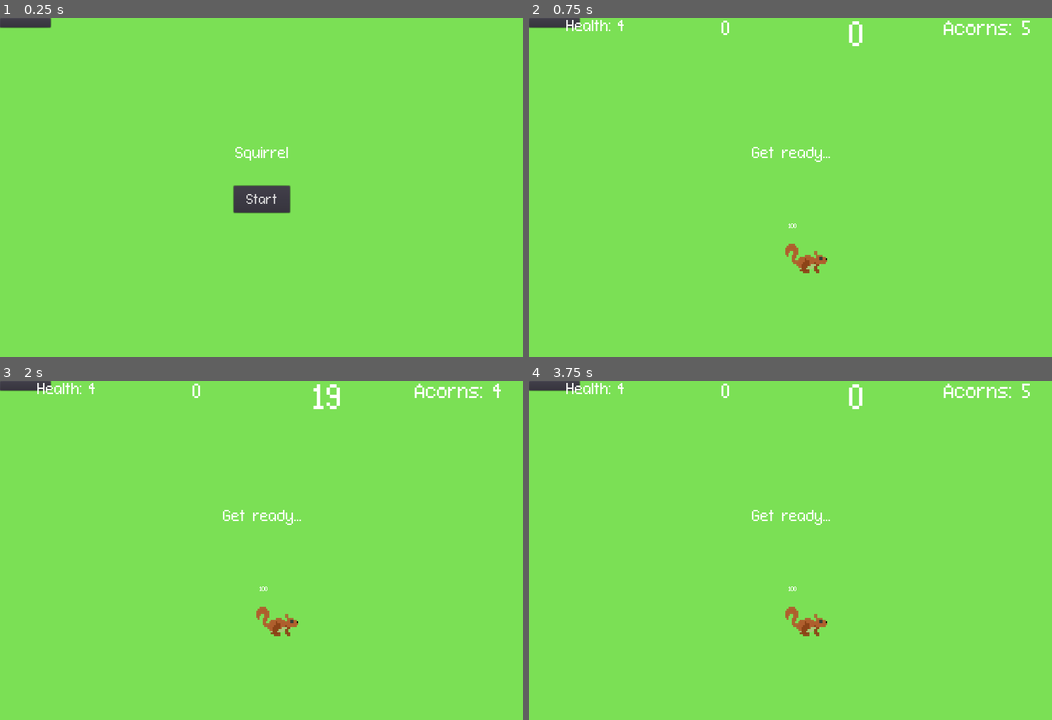
Above: before the commit, frames 1-4 (two rows, left to right).
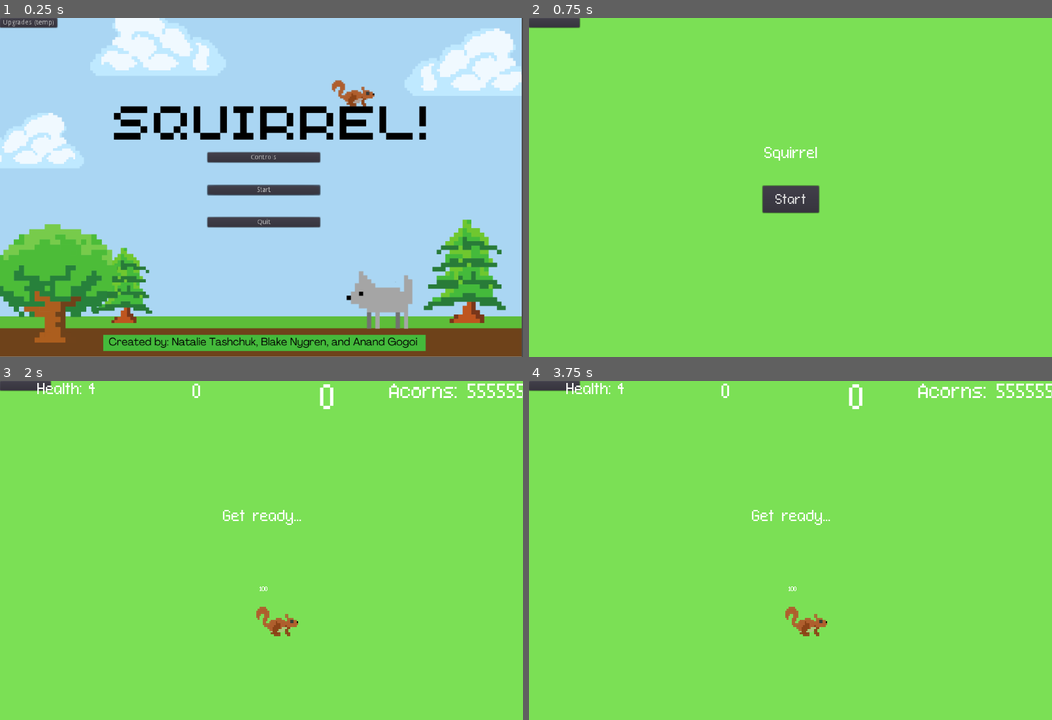
Above: after the commit, the same moments.

Repository: nygren23/2DGame_Squirrel
Game: Godot game, scene res://StartMenu.tscn
Same seed, same stepped clock (60 frames per second), same inputs: the game is played once before the commit and once after it. Before the commit the project starts from res://Main.tscn.
Inputs (mouse positions are in pixels of both pictures, inside the frame that each line leads up to):
- Up to frame 1 (0.25 s): no input
- Up to frame 2 (0.75 s): click "Start" at 0.5 s
- Up to frame 3 (2 s): click (261, 564) at 1.25 s, where only the run after the commit has a clickable "Start"
- Up to frame 4 (3.75 s): click (555, 384) at 2 s; click "Play Next Level" at 2.75 s; click "Start" at 3.5 s

The runs differ from the first frame. In frame 1, 99% of the frame differs, in the area x 0-100%, y 0-100%; in frame 2, 2.0%; in frame 3, 0.7%; in frame 4, 0.5%.

Commit message:
all the versions have been merged on this branch

Diff:
--- a/Main.gd
+++ b/Main.gd
@@ -47,10 +47,7 @@
 
 
 func take_damage():
-	if $Player.health == 0:
-		game_over()
-	else:
-		$Player.health -= 1
+	game_over()
 
 #activates when player runs out of health
 func game_over():
@@ -64,6 +61,7 @@
 	$DeathSound.play()
 	$Player.setGameStart()
 	newGame = true
+	$Player.setHealth($Player.getMaxHealth())
 	#get_tree().change_scene("res://StartMenu.tscn")
 
 
@@ -99,6 +97,7 @@
 	$AcornTimer.stop()
 	$HUD.show_round_over()
 	$Music.stop()
+	$Player.setHealth($Player.getMaxHealth())
 
 	if(roundnumber%3 == 0):
 		$endOfMatchTimer.set_wait_time($endOfMatchTimer.get_wait_time() + 20)
--- a/Mob.tscn
+++ b/Mob.tscn
@@ -1,10 +1,8 @@
-
-[gd_scene load_steps=8 format=2]
+[gd_scene load_steps=10 format=2]
 
 [ext_resource path="res://images/dog1frame3.png" type="Texture" id=2]
 [ext_resource path="res://images/dog1frame1.png" type="Texture" id=3]
 [ext_resource path="res://images/dog1frame2.png" type="Texture" id=4]
-
 [ext_resource path="res://Mob.gd" type="Script" id=7]
 
 [sub_resource type="SpriteFrames" id=1]
@@ -25,21 +23,17 @@
 "speed": 5.0
 } ]
 
-
-[sub_resource type="CapsuleShape2D" id=2]
-radius = 45.7143
-height = 22.8571
-
+[sub_resource type="RectangleShape2D" id=6]
+extents = Vector2( 69.2859, 89.2856 )
 
 [sub_resource type="RectangleShape2D" id=3]
-extents = Vector2( 60.7144, 49.6429 )
+extents = Vector2( 90.0002, 69.6431 )
 
 [sub_resource type="DynamicFont" id=4]
 size = 27
-font_data = ExtResource( 2 )
 
 [sub_resource type="RectangleShape2D" id=5]
-extents = Vector2( 58.5714, 58.5715 )
+extents = Vector2( 92.1429, 69.6429 )
 
 [node name="Mob" type="RigidBody2D" groups=["mobs"]]
 position = Vector2( 252, 368 )
@@ -51,20 +45,20 @@
 script = ExtResource( 7 )
 
 [node name="AnimatedSprite" type="AnimatedSprite" parent="."]
-position = Vector2( 30.2344, -30.7143 )
-scale = Vector2( 0.683631, 0.615873 )
+position = Vector2( 2.85713, -12.8571 )
+scale = Vector2( 0.990476, 0.88254 )
 frames = SubResource( 1 )
 animation = "walk"
 
-[node name="CollisionShape2D" type="CollisionShape2D" parent="."]
-position = Vector2( 27.1429, -22.8571 )
-
+[node name="overal" type="CollisionShape2D" parent="."]
+position = Vector2( 2.85703, -2.14264 )
 rotation = 1.57079
-shape = SubResource( 4 )
+scale = Vector2( 1, 1 )
+shape = SubResource( 6 )
 
 [node name="VisibilityNotifier2D" type="VisibilityNotifier2D" parent="."]
-position = Vector2( 29.2857, -22.8572 )
-scale = Vector2( 1.21429, 1.21429 )
+position = Vector2( 2.85718, -1.42856 )
+scale = Vector2( 1.82857, 1.78571 )
 rect = Rect2( -50, -40, 100, 80 )
 
 [node name="hitbox" type="Area2D" parent="."]
@@ -72,17 +66,15 @@
 collision_mask = 0
 
 [node name="CollisionShape2D" type="CollisionShape2D" parent="hitbox"]
-
-position = Vector2( 29.2857, -22.5 )
-scale = Vector2( 0.999998, 0.999998 )
-
+position = Vector2( 1.42865, -1.78558 )
+scale = Vector2( 0.999997, 0.999997 )
 shape = SubResource( 3 )
 
 [node name="damage_indicator" type="Label" parent="."]
-margin_left = 65.7143
-margin_top = -82.8571
-margin_right = 105.714
-margin_bottom = -61.8571
+margin_left = 95.7143
+margin_top = -50.0
+margin_right = 135.714
+margin_bottom = -29.0
 custom_colors/font_color = Color( 1, 0, 0, 1 )
 custom_fonts/font = SubResource( 4 )
 
@@ -90,11 +82,13 @@
 wait_time = 0.1
 
 [node name="hurtbox" type="Area2D" parent="."]
+position = Vector2( 22.8571, -1.42853 )
 collision_layer = 32
 collision_mask = 2
 
 [node name="CollisionShape2D" type="CollisionShape2D" parent="hurtbox"]
-scale = Vector2( 1, 1 )
+position = Vector2( -20, -1.42865 )
+scale = Vector2( 0.999999, 0.999999 )
 shape = SubResource( 5 )
 
 [connection signal="screen_exited" from="VisibilityNotifier2D" to="." method="_on_VisibilityNotifier2D_screen_exited"]
--- a/Player.gd
+++ b/Player.gd
@@ -6,12 +6,12 @@
 var game_start = false #if the game has started yet
 
 var health = 4
-var acorns = 5
+var acorns = 555555555
 
 export var speed = 400.0 #how fast the player moves
 var screen_size = Vector2.ZERO #screen size. Its actual size is set later
 var bulletPath = preload('res://Bullet.tscn')
-
+var maxHealth = 4;
 
 #before the game starts. Screen size is set and hides the player
 func _ready():
@@ -72,8 +72,14 @@
 
 	#allowing health system - not one hit kill
 	#hide()
-	$CollisionShape2D.set_deferred("disabled", true)
-	emit_signal("hit")
+	#$CollisionShape2D.set_deferred("disabled", true)
+	#emit_signal("hit")
+	#allowing health system - not one hit kill
+	health -=1
+	if (health <= 0):
+		hide()
+		$CollisionShape2D.set_deferred("disabled", true)
+		emit_signal("hit")
 
 #shoots a bullet where ever the mouse is.
 func shoot():
@@ -95,3 +101,6 @@
 
 func setAcorns(newAcorns):
 	acorns = newAcorns
+
+func getMaxHealth():
+	return maxHealth
--- a/Player.tscn
+++ b/Player.tscn
@@ -30,12 +30,9 @@
 font_data = ExtResource( 2 )
 
 [node name="Player" type="Area2D"]
-
 position = Vector2( 240, 363 )
-
-#collision_layer = 2
-#collision_mask = 32
-
+collision_layer = 2
+collision_mask = 32
 script = ExtResource( 5 )
 
 [node name="AnimatedSprite" type="AnimatedSprite" parent="."]
--- a/project.godot
+++ b/project.godot
@@ -15,8 +15,7 @@
 
 
 By Anand, Blake and Natalie"
-run/main_scene="res://Main.tscn"
-
+run/main_scene="res://StartMenu.tscn"
 config/icon="res://icon.png"
 
 [display]
Not shown: 1 places in Main.tscn that only renumber resources
